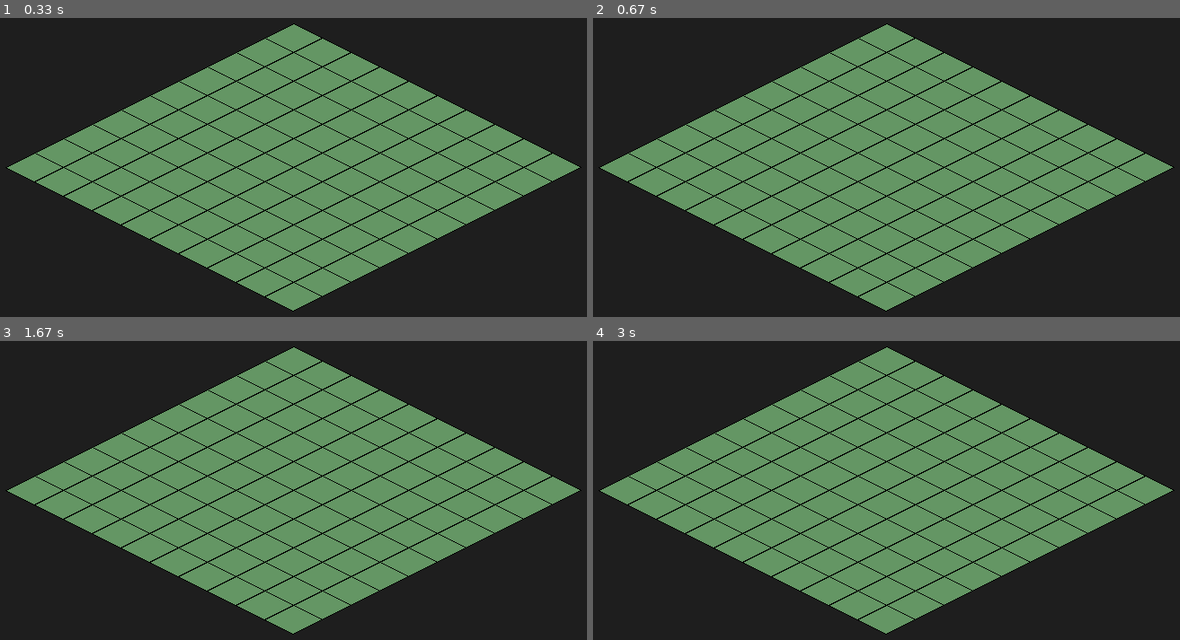
Above: before the commit, frames 1-4 (two rows, left to right).
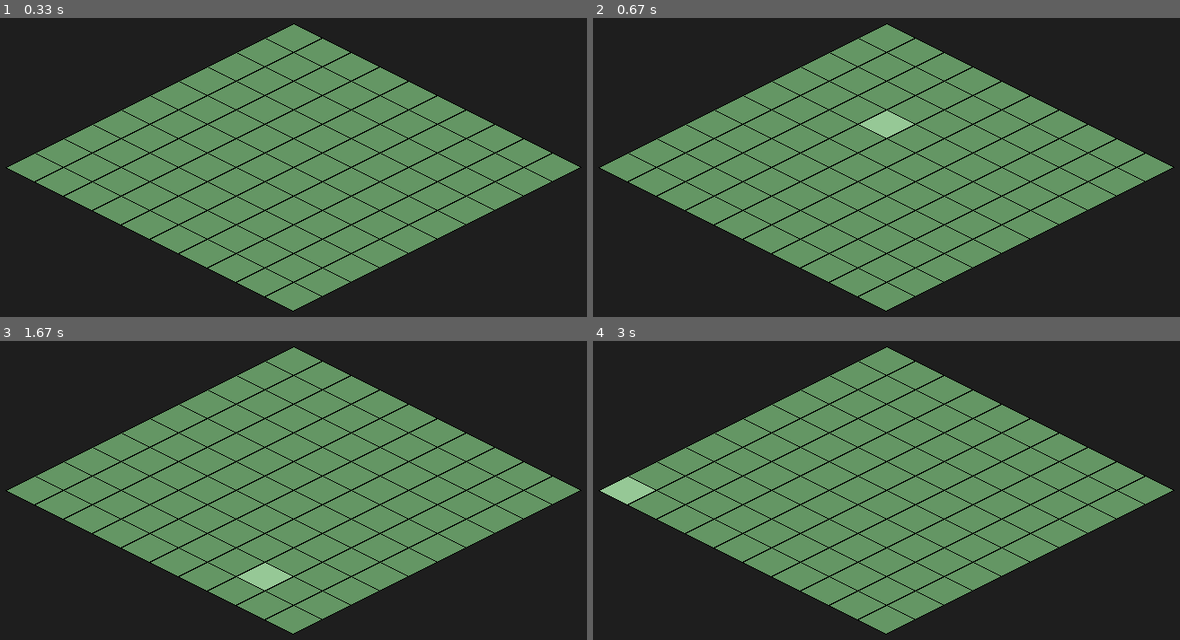
Above: after the commit, the same moments.

Repository: tdimnet/learn-pygame-by-doing
Game: pygame game, started from 02-isometric-rendering/isometric_app.py
The game is run twice, just before and just after one commit, with the same random seed, the same clock (stepped at 60 frames per second) and the same inputs.
Inputs (mouse positions are in pixels of both pictures, inside the frame that each line leads up to):
- Up to frame 1 (0.33 s): no input
- Up to frame 2 (0.67 s): click (886, 128) at 0.38 s
- Up to frame 3 (1.67 s): click (363, 571) at 0.72 s; click (557, 639) at 1.05 s; click (258, 589) at 1.38 s
- Up to frame 4 (3 s): click (886, 517) at 1.72 s; click (outside the picture) at 2.05 s; click (651, 502) at 2.88 s

Frame 1 is identical in both runs. In frame 2, 0.4% of the frame differs, in the area x 45-55%, y 30-41%; in frame 3, 0.4%; in frame 4, 0.4%, in the area x 1-11%, y 45-55%.

Commit message:
Finishing writing the article

Diff:
--- a/02-isometric-rendering/isometric_app.py
+++ b/02-isometric-rendering/isometric_app.py
@@ -19,37 +19,17 @@
 clock = pygame.time.Clock()
 
 
-def draw_tile_topdown(
-    surface: pygame.Surface,
-    gx: int,
-    gy: int,
-    color: tuple[int, int, int]
-) -> None:
-    x = gx * TILE_SIZE + 200 # offset to center the grid
-    y = gy * TILE_SIZE + 100
+def screen_to_grid(
+    screen_x: int,
+    screen_y: int
+) -> tuple[int, int]:
+    x = screen_x- SCREEN_WIDTH // 2
+    y = screen_y - 200
 
-    rect = pygame.Rect(x, y, TILE_SIZE, TILE_SIZE)
-    pygame.draw.rect(surface, color, rect) # Draw the title
-    pygame.draw.rect(
-        surface,
-        (0, 0, 0),
-        rect,
-        1
-    ) # Draw the border around the tile
+    gx = (y / (TILE_HEIGHT / 2) + x / (TILE_WIDTH / 2)) / 2
+    gy = (y / (TILE_HEIGHT / 2) - x / (TILE_WIDTH / 2)) / 2
 
-
-def get_tile_at_mouse(
-        mouse_x: int,
-        mouse_y: int
-) -> tuple[int, int] | None:
-    # Reverse the calculation from draw_tilte_topdown
-    gx = (mouse_x - 200) // TILE_SIZE
-    gy = (mouse_y - 100) // TILE_SIZE
-
-    if 0 <= gx < GRID_SIZE and 0 <= gy < GRID_SIZE:
-        return gx, gy
-
-    return None
+    return int(gx), int(gy)
 
 
 def grid_to_iso(gx: int, gy: int) -> tuple[int, int]:
@@ -88,12 +68,21 @@
     screen.fill((30, 30, 30))
 
     mouse_x, mouse_y = pygame.mouse.get_pos()
-    hovered_tile = get_tile_at_mouse(mouse_x, mouse_y)
+    gx, gy = screen_to_grid(mouse_x, mouse_y)
+
+    hovered_tile = None
+    if 0 <= gx < GRID_SIZE and 0 <= gy < GRID_SIZE:
+        hovered_tile = (gx, gy)
 
     # Draw all tiles
     for gx in range(GRID_SIZE):
         for gy in range(GRID_SIZE):
-            draw_tile_iso(screen, gx, gy, (100, 150, 100))
+            color = (100, 150, 100)
+
+            if hovered_tile and hovered_tile == (gx, gy):
+                color = (150, 200, 150)  # lighter green for hover
+
+            draw_tile_iso(screen, gx, gy, color)
 
     pygame.display.flip()
     clock.tick(60)
Binary file added: 02-isometric-rendering/img/isometric-projection-hover.png
Binary file added: 02-isometric-rendering/img/isometric-projection.png
